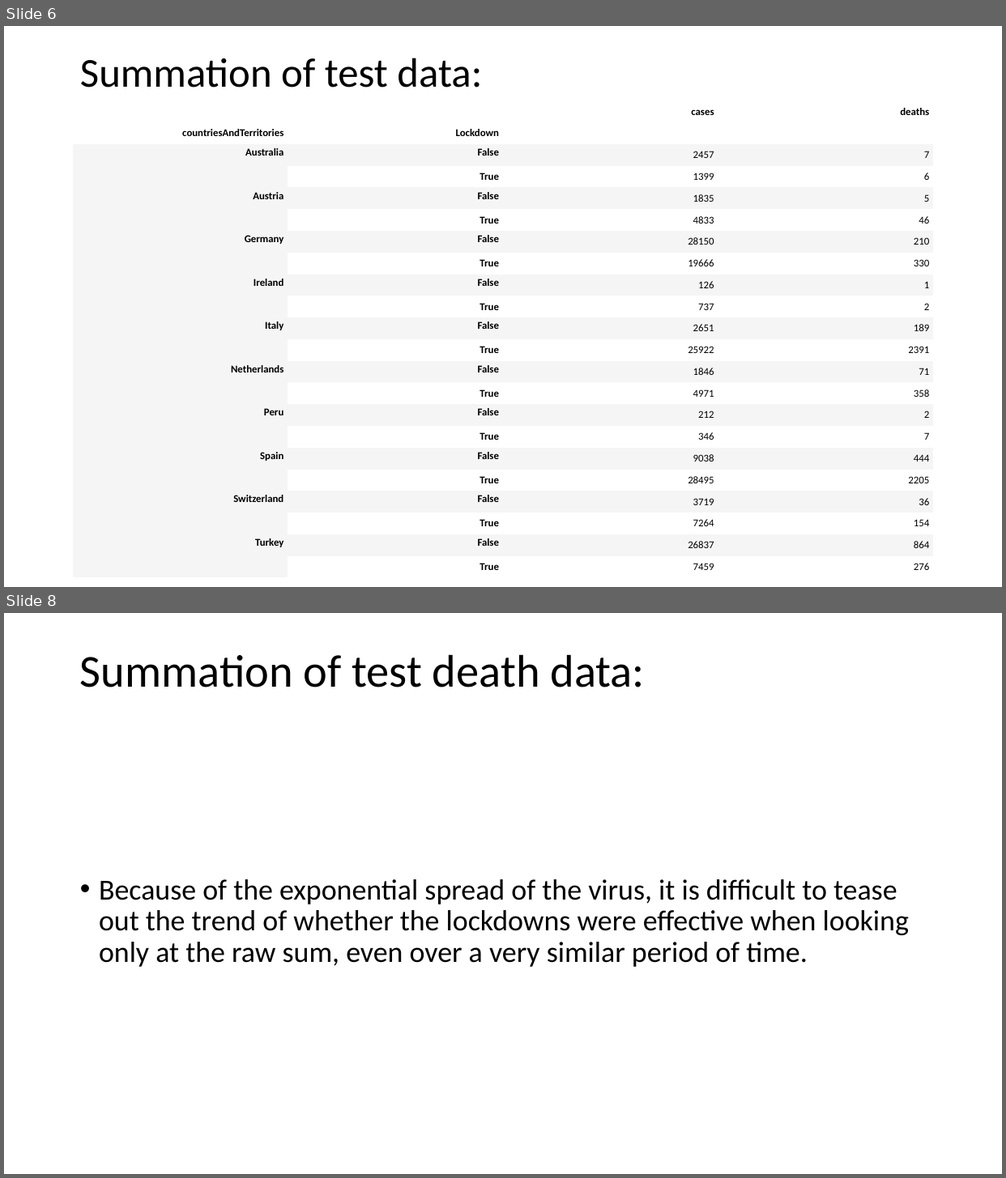
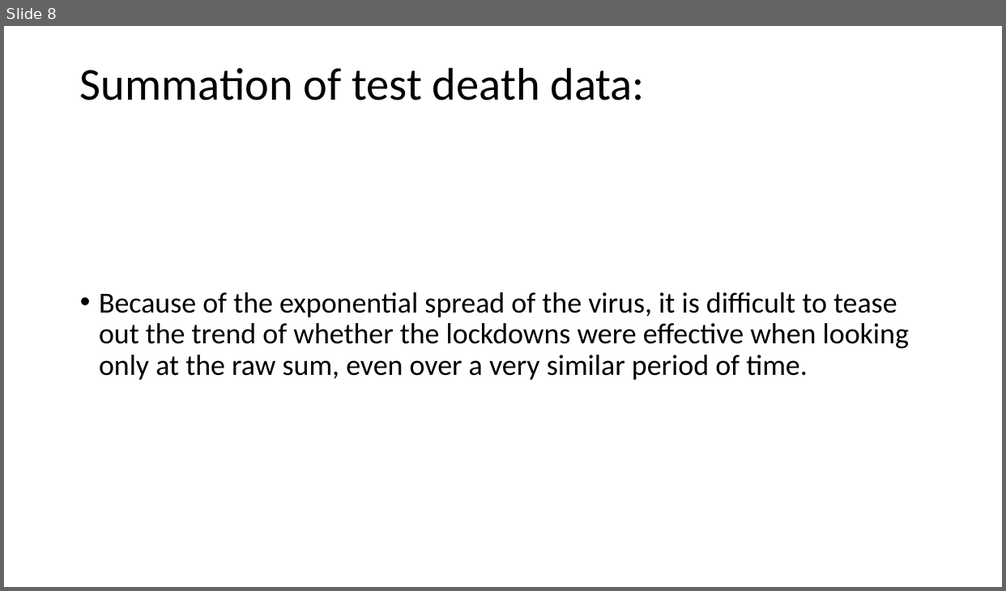
Before and after one commit to RPerron91/Lockdown-Efficacy, a slide deck: capstone1_covid-19.pptx. Shown one above the other, each under a label of ours: slides 6 and 8 before the commit, slide 8 after it; the slides between them are not shown. The pictures are 1006x1178 and 1006x591 pixels, drawn with LibreOffice and Linux fonts; fonts in the diff are those of the drawing. Boxes give left, top, right and bottom in pixels: in the first picture for what was removed or moved away, otherwise in the second. Text is boxed around its words. In the diff, an @@ line names an element or a change of style, - is before the commit and + after.

```diff
--- a/capstone1_covid-19.pptx
+++ b/capstone1_covid-19.pptx
@@ slide 6 removed at bbox=[4, 26, 1002, 587], background #FFFFFF @@
@@ title removed at bbox=[80, 58, 482, 88] @@
-Summation of test data:
@@ table removed at bbox=[73, 101, 936, 578], 22 rows, 4 columns @@
- |  | cases | deaths
-countriesAndTerritories | Lockdown |  | 
-Australia | False | 2457 | 7
- | True | 1399 | 6
-Austria | False | 1835 | 5
- | True | 4833 | 46
-Germany | False | 28150 | 210
- | True | 19666 | 330
-Ireland | False | 126 | 1
- | True | 737 | 2
-Italy | False | 2651 | 189
- | True | 25922 | 2391
-Netherlands | False | 1846 | 71
- | True | 4971 | 358
-Peru | False | 212 | 2
- | True | 346 | 7
-Spain | False | 9038 | 444
- | True | 28495 | 2205
-Switzerland | False | 3719 | 36
- | True | 7264 | 154
-Turkey | False | 26837 | 864
- | True | 7459 | 276
```
Also in this commit, not shown: 5 slides changed, 4 slides added, 3 other slides removed, 1 other file.
